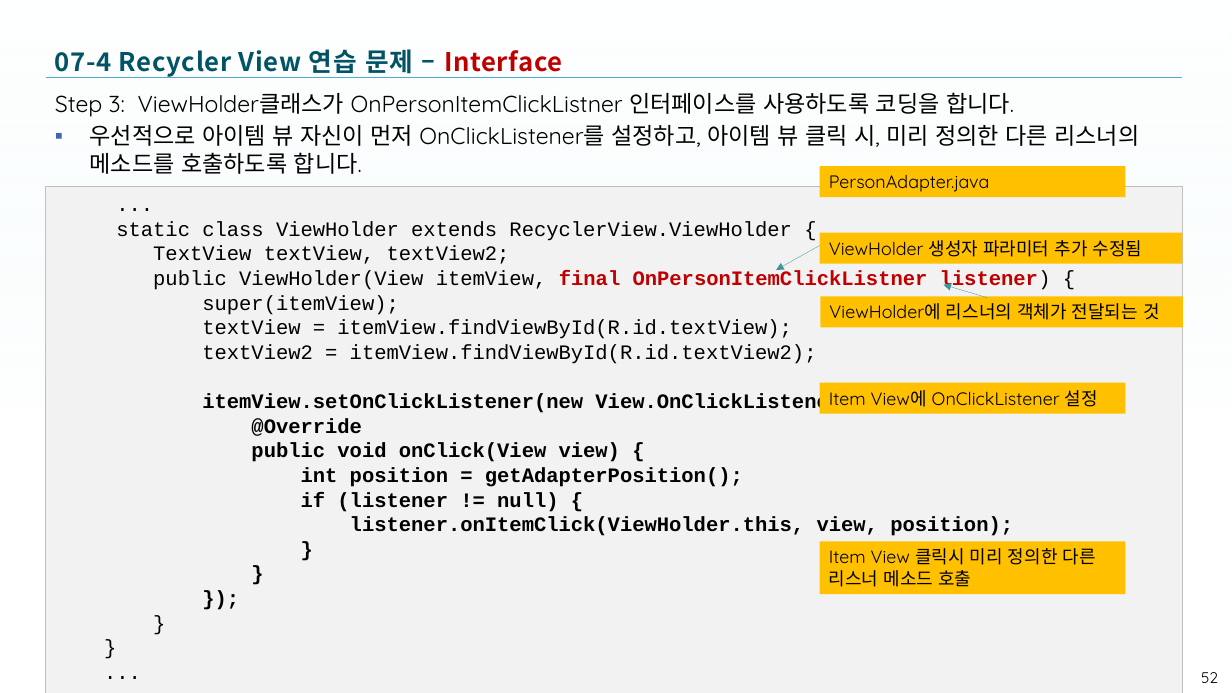
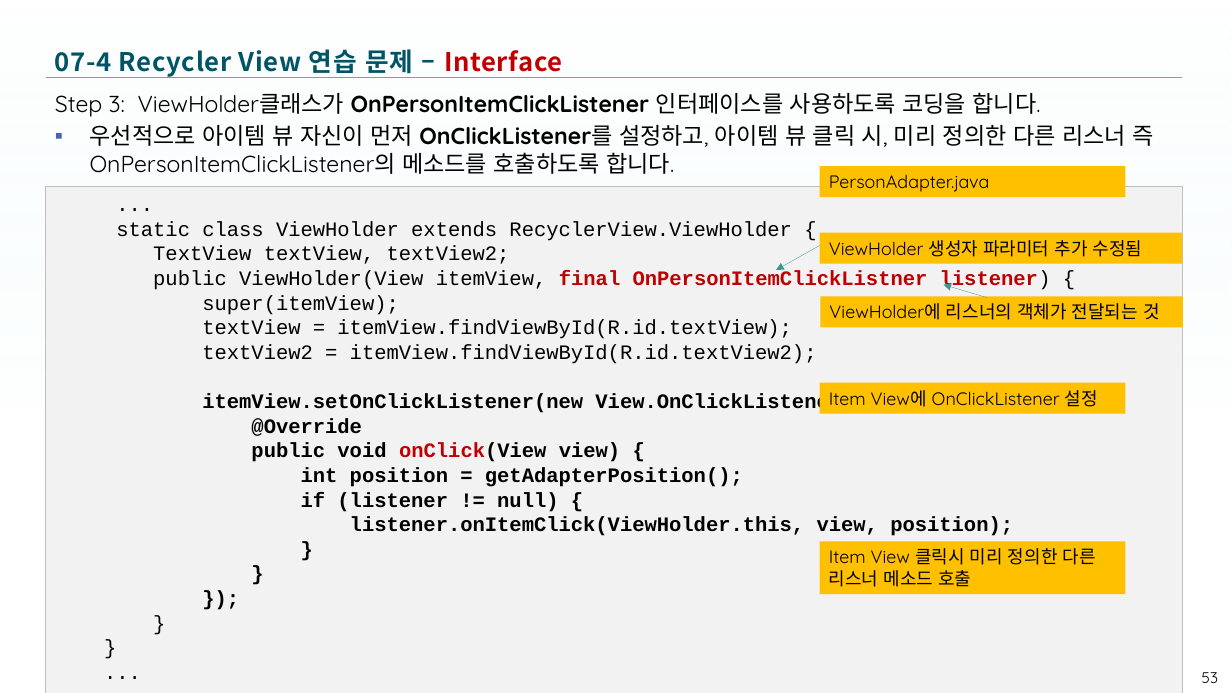
Before and after one commit to tae7841/HuStarAS, a slide deck: slide 53 of ppts/07Widget.pptx (slide 52 before the commit). Drawn at 1232x693 pixels with LibreOffice and Linux fonts; fonts in the diff are those of the drawing; background and template pictures are left out. Boxes give left, top, right and bottom in pixels: in the first picture for what was removed or moved away, otherwise in the second. Text is boxed around its words. In the diff, an @@ line names an element or a change of style, - is before the commit and + after.

```diff
--- a/ppts/07Widget.pptx
+++ b/ppts/07Widget.pptx
@@ text at [55,92,1153,174]: text changed @@
-Step 3: ViewHolder클래스가 OnPersonItemClickListner 인터페이스를 사용하도록 코딩을 합니다.
-▪ 우선적으로 아이템 뷰 자신이 먼저 OnClickListener를 설정하고, 아이템 뷰 클릭 시, 미리 정의한 다른 리스너의 메소드를 호출하도록 합니다.
+Step 3: ViewHolder클래스가 OnPersonItemClickListener 인터페이스를 사용하도록 코딩을 합니다.
+▪ 우선적으로 아이템 뷰 자신이 먼저 OnClickListener를 설정하고, 아이템 뷰 클릭 시, 미리 정의한 다른 리스너 즉 OnPersonItemClickListener의 메소드를 호출하도록 합니다.
@@ text in rectangle at [251,443,620,462]: text colour #000000 to #C00000 in "onClick(View" @@
@@ page number at [1202,672,1218,683]: text changed @@
-52
+53
```
Also in this commit, not shown: 13 other slides changed, 1 slide added, 1 other file.
